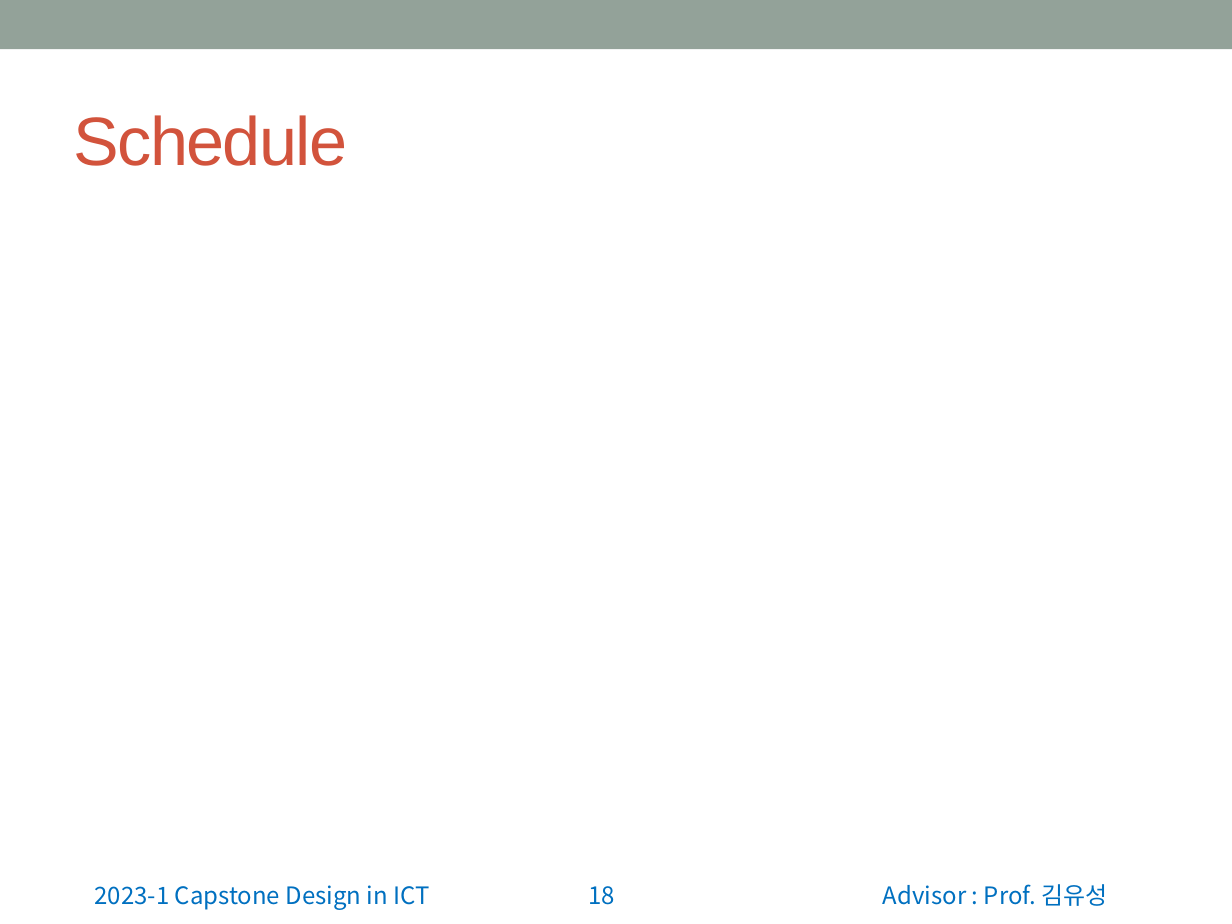
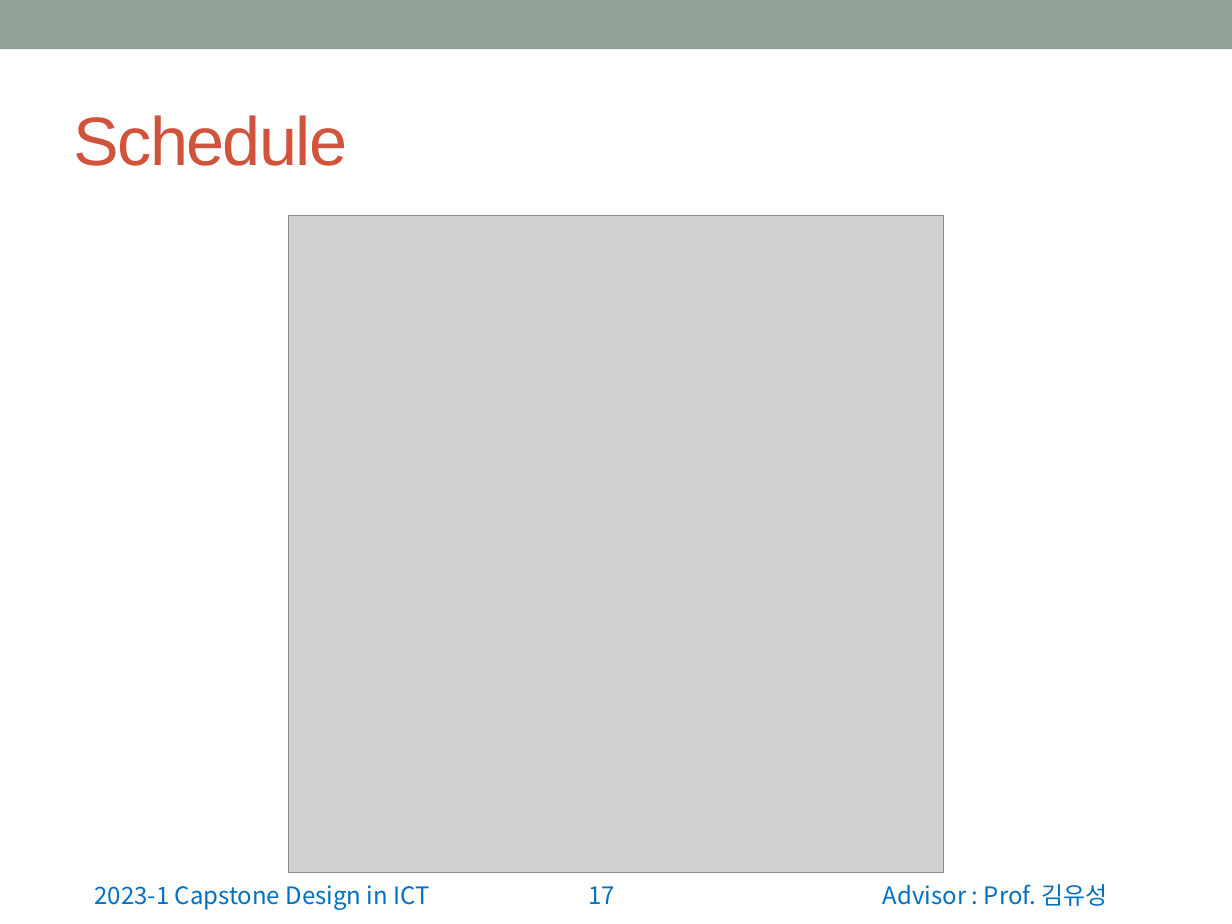
Before and after one commit to wonchul98/audio-to-summary, a slide deck: slide 17 of ppt/0403_2조_주제 발표.pptx (slide 18 before the commit). Drawn at 1232x924 pixels with LibreOffice and Linux fonts; fonts in the diff are those of the drawing; grey boxes stand for pictures. Boxes give left, top, right and bottom in pixels: in the first picture for what was removed or moved away, otherwise in the second. Text is boxed around its words. In the diff, an @@ line names an element or a change of style, - is before the commit and + after.

Commit message:
0403
0403

```diff
--- a/ppt/0403_2조_주제 발표.pptx
+++ b/ppt/0403_2조_주제 발표.pptx
@@ picture added at (x1=288, y1=216, x2=944, y2=872) @@
@@ page number at (x1=588, y1=886, x2=615, y2=904): text changed @@
-18
+17
```
Also in this commit, not shown: 1 slide removed.
